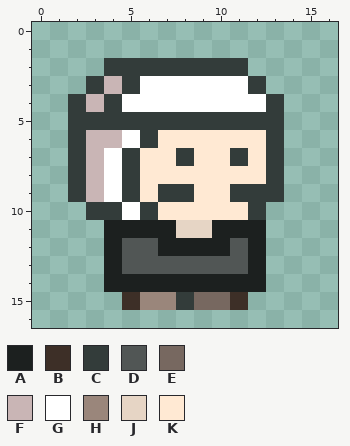
One commit to this pixel-art sprite: Assets/_YBH/Textures/AsepriteTex/NPC_Hurt.png. Above, as it was before the edit.
The file is 17x17 pixels.
Palette (. is transparent): A #1c201f  B #3d2f27  C #333c3a  D #515655  E #776860  F #c9b5b5  G #ffffff  H #9a867b  J #e6d5c5  K #ffe9d3
Pixels before, first column x 2:
 2 ..CCCCCCCC..
 3 .CFCGGGGGGC.
 4 CFCGGGGGGGGC
 5 CCCCCCCCCCCC
 6 CFFGCKKKKKKC
 7 CFGCKKCKKCKC
 8 CFGCKKKKKKKC
 9 CFGCKCCKKCCC
10 .CCGCKKKKKC.
11 ..AAAAJJAAA.
12 ..ADDAAAADA.
13 ..ADDDDDDDA.
14 ..AAAAAAAAA.
15 ...BHHCEEB..
Now the later version:
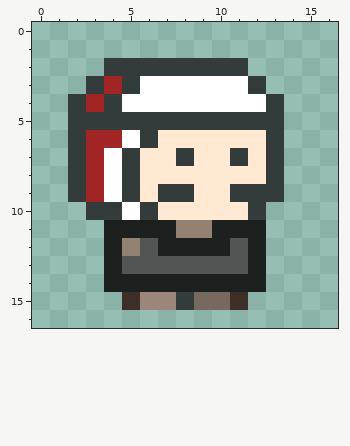
Edits made:
colour F: #c9b5b5 -> #a22525
colour J: #e6d5c5 -> #938271
y 12: x 5 D -> J
Where, in picture pixels (left, top, right, bottom), the same in both pictures:
changed: (86, 76, 212, 256)
